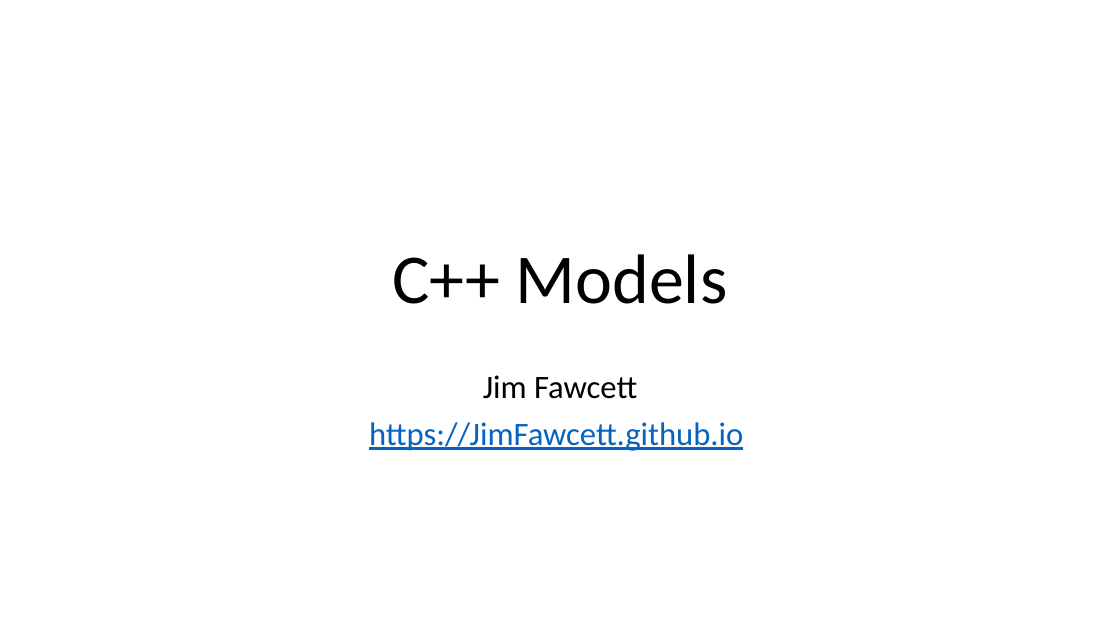
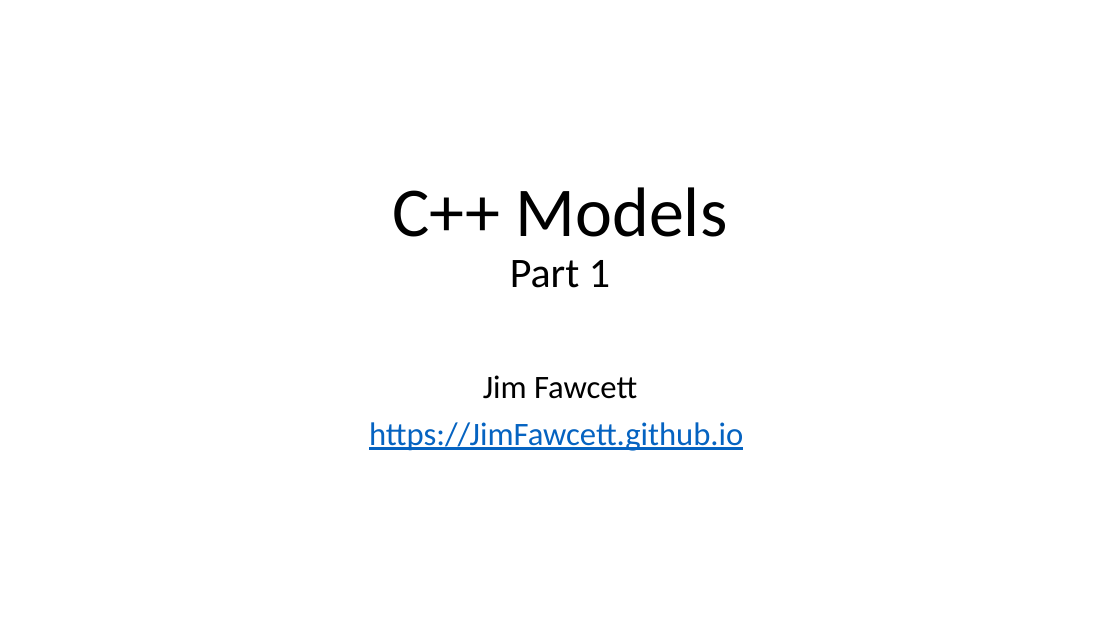
Before and after one commit to JimFawcett/JimFawcett.github.io, a slide deck: slide 1 of Resources/CppModels.pptx. Drawn at 1120x630 pixels with LibreOffice and Linux fonts; fonts in the diff are those of the drawing. Boxes give left, top, right and bottom in pixels: in the first picture for what was removed or moved away, otherwise in the second. Text is boxed around its words. In the diff, an @@ line names an element or a change of style, - is before the commit and + after.

```diff
--- a/Resources/CppModels.pptx
+++ b/Resources/CppModels.pptx
@@ title at (x1=392, y1=187, x2=728, y2=288): text changed @@
-C++ Models
+C++ Models
+Part 1
```
Also in this commit, not shown: 1 other slide changed, 2 slides added, 3 other files.
